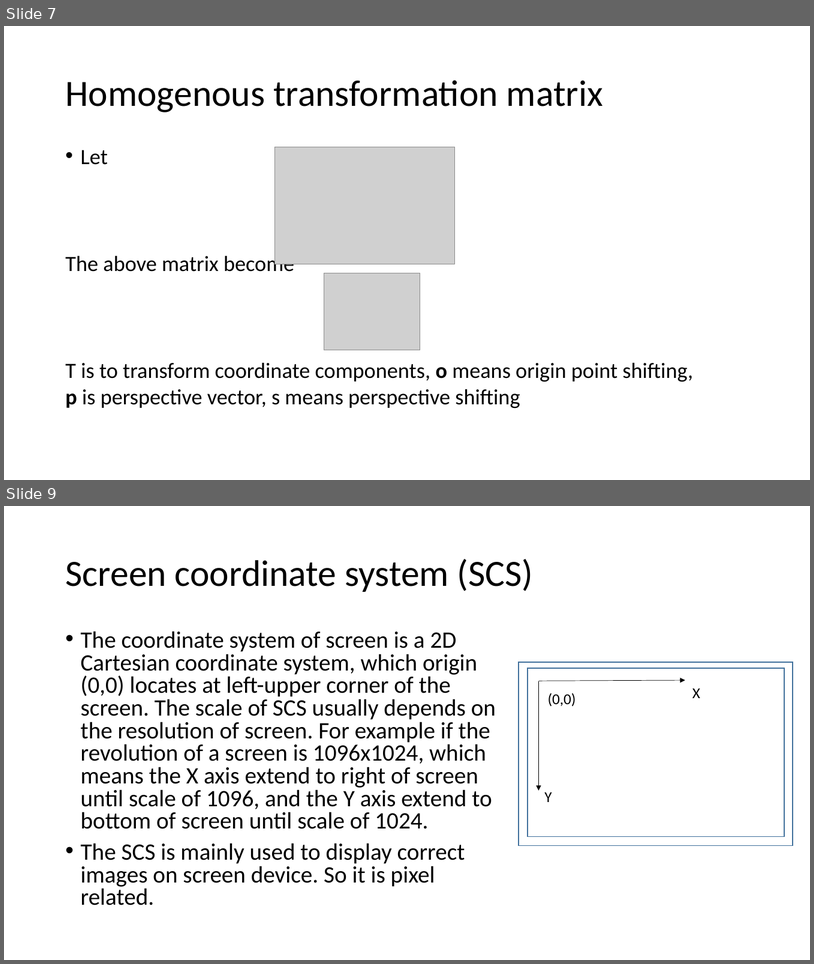
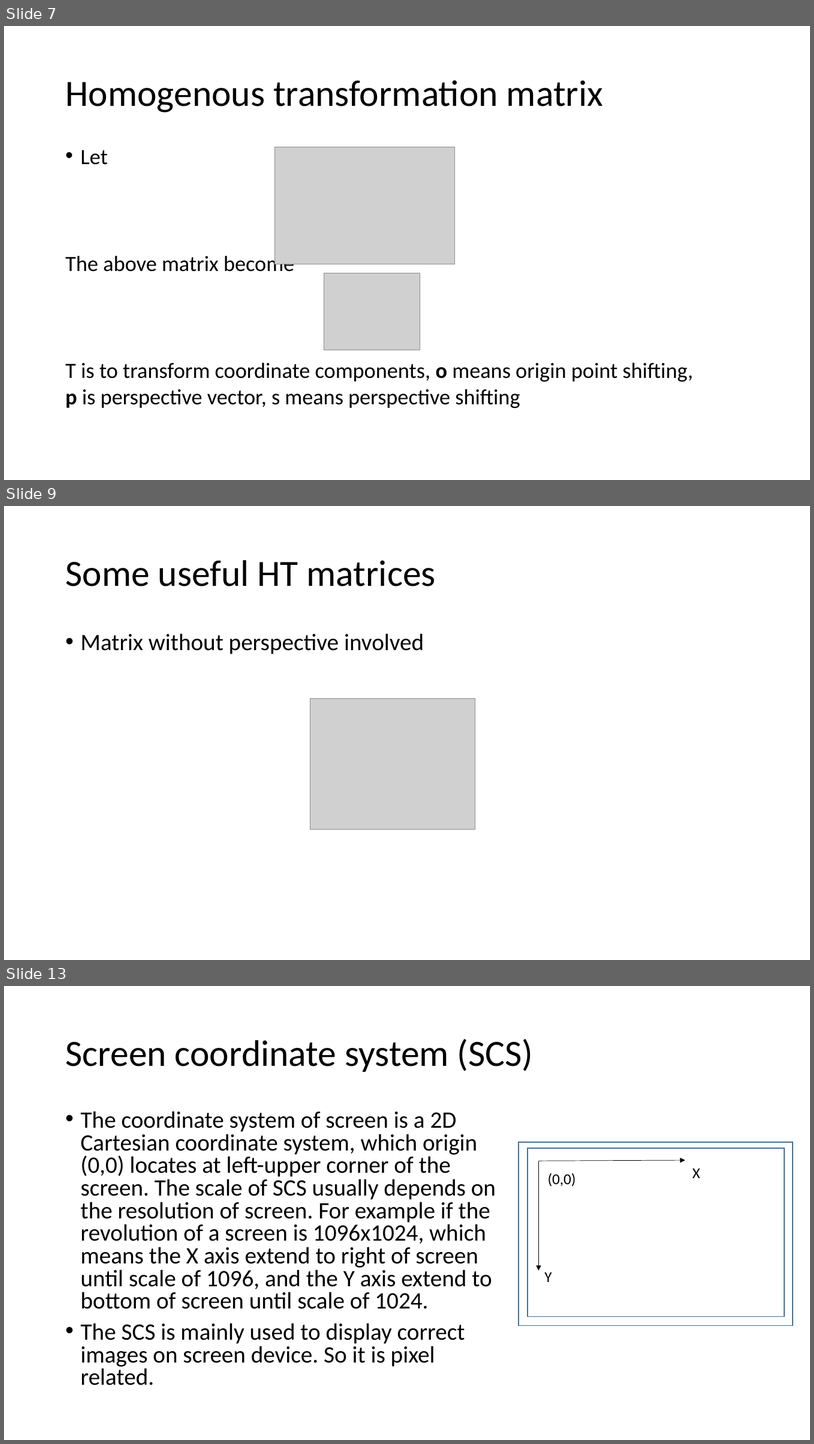
Before and after one commit to Jinny-Ching/cad_cam_course, a slide deck: Coordinate system.pptx. Shown one above the other, each under a label of ours: slides 7 and 9 before the commit, slides 7, 9 and 13 after it; the slides between them are not shown. The pictures are 814x964 and 814x1444 pixels, drawn with LibreOffice and Linux fonts; fonts in the diff are those of the drawing; grey boxes stand for pictures. Boxes give left, top, right and bottom in pixels: in the first picture for what was removed or moved away, otherwise in the second. Text is boxed around its words. In the diff, an @@ line names an element or a change of style, - is before the commit and + after.

Commit message:
add an homogenous transformation matrix example

```diff
--- a/Coordinate system.pptx
+++ b/Coordinate system.pptx
@@ slide 9 added at bbox=[4, 506, 810, 960], background #FFFFFF @@
@@ title added at bbox=[65, 560, 436, 586], 44 pt, text #000000 @@
+Some useful HT matrices
@@ text added at bbox=[81, 633, 424, 654], 28 pt, text #000000 @@
+• Matrix without perspective involved
@@ picture added at bbox=[311, 699, 476, 829] @@
@@ what was slide 9 is now slide 13 @@
```
Also in this commit, not shown: 2 slides changed, 3 other slides added, 1 other file.
